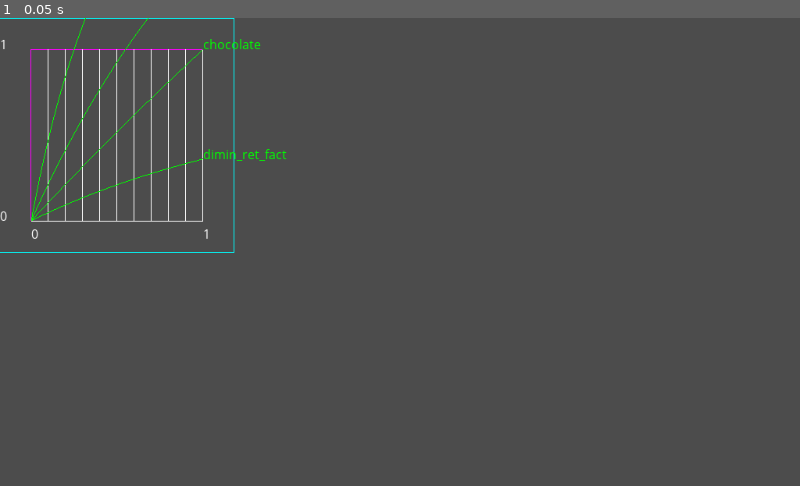
Above: before the commit, frame 1.
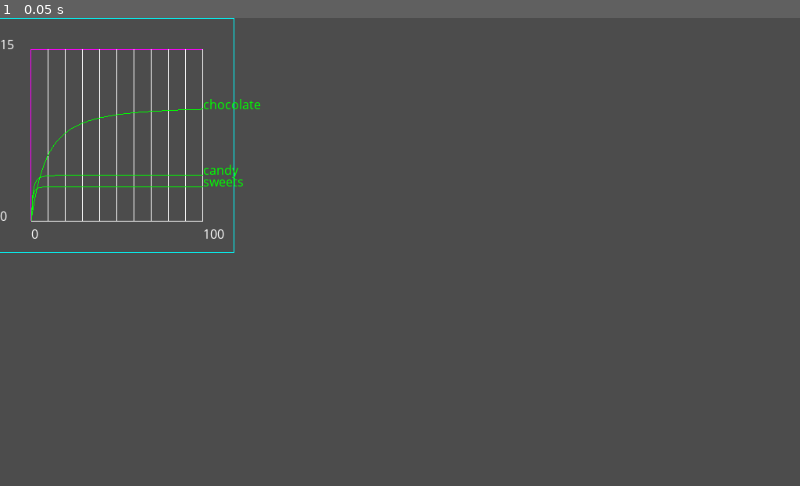
Above: after the commit, the same moment.

Repository: carlostgit/Prices
Game: Godot game, scene res://SatisfactionCalculator.tscn
The game is run twice, just before and just after one commit, with the same random seed, the same clock (stepped at 60 frames per second) and the same inputs. This scene is started directly instead of the project's main scene.
Inputs:
- Up to frame 1 (0.05 s): no input

The runs differ from the first frame. In frame 1, 0.9% of the frame differs, in the area x 1-36%, y 0-48%.

Commit message:
Saco parte de la lógica de SatisfactionCalculator.gd a SatisfactionCurve.gd

Diff:
--- a/SatisfactionCalculator.gd
+++ b/SatisfactionCalculator.gd
@@ -15,26 +15,44 @@
 var _products = ["chocolate","candy"]
 
 const Plotter = preload("res://Plotter.gd")
-
+const SatisfactionCurve = preload("res://SatisfactionCurve.gd")
+#TODO Usar SatisfactionCurve
+var _product_satisf_curve_dict:Dictionary = {}
+var _combo_satisf_curve_dict:Dictionary = {}
 
 # Called when the node enters the scene tree for the first time.
 func _ready():
 
-	var test_combination:Dictionary = {"chocolate": 2, "candy": 2}
+#	var test_combination:Dictionary = {"chocolate": 2, "candy": 2}
 #	print(calculate_satisf(test_combination))
 
-	var plotter:Plotter = Plotter.new(1,1)
+#	var param_max_satisf:float = 10
+#	var param_quantity:float = 10
+#	var param_satisf_at_1:float = 5
+#	var preference_at_0 = calculate_param_preference_at_0(param_max_satisf, param_satisf_at_1, param_quantity)
+#	_param_preference_at_0["chocolate"] = preference_at_0
+#	_maximum_satisf["chocolate"] = param_max_satisf
+
+	var plotter:Plotter = Plotter.new(100,15)
 	plotter.set_size(Vector2(300,300))
 	plotter.updated_size()
-	var dimin_ret_fact_func_ref:FuncRef = funcref( self, "get_diminishing_returns_factor")
-	plotter.add_func_ref(dimin_ret_fact_func_ref,"dimin_ret_fact")
+#	var dimin_ret_fact_func_ref:FuncRef = funcref( self, "get_diminishing_returns_factor")
+#	plotter.add_func_ref(dimin_ret_fact_func_ref,"dimin_ret_fact")
 	self.call_deferred("add_child",plotter)
+
+#	print(calculate_param_preference_at_0(10, 1, 1))
+
+	var satis_curve_chocolate:SatisfactionCurve = SatisfactionCurve.new(2.16,10)
+	var satis_curve_candy:SatisfactionCurve = SatisfactionCurve.new(10,4)
+	var satis_curve_sweets:SatisfactionCurve = SatisfactionCurve.new(10.8,3)
+
+	_product_satisf_curve_dict["chocolate"]=satis_curve_chocolate
+	_product_satisf_curve_dict["candy"]=satis_curve_candy
+	_combo_satisf_curve_dict["sweets"]=satis_curve_sweets
 
 	plotter.add_func_ref(funcref( self, "calculate_satifaction_of_chocolate"),"chocolate")
 	plotter.add_func_ref(funcref( self, "calculate_satifaction_of_candy"),"candy")
 	plotter.add_func_ref(funcref( self, "calculate_satifaction_of_sweets"),"sweets")
-
-	print(calculate_param_preference_at_0(10, 1, 1))
 
 
 ##test funcs
@@ -58,6 +76,8 @@
 	for product in self._products:
 		var amount_of_product = combination_dict_arg[product]
 		satisf_of_prod_individually += self.calculate_satifaction_of_product(product,amount_of_product)
+#		var satisf_curve:SatisfactionCurve = _product_satisf_curve_dict[product]
+#		satisf_of_prod_individually += satisf_curve.calculate_satifaction(amount_of_product)
 
 	var satisf_of_combi = 0.0
 	for combi_name in self._combo.keys():
@@ -140,10 +160,13 @@
 		return 0.0
 
 	var ret_satisf = 0.0
-	var pref_at_0 = _param_preference_at_0[product_arg]
-	var max_satisf = _maximum_satisf[product_arg]
-
-	ret_satisf = max_satisf*get_diminishing_returns_factor(quantity_arg*pref_at_0/max_satisf)
+#	var pref_at_0 = _param_preference_at_0[product_arg]
+#	var max_satisf = _maximum_satisf[product_arg]
+#
+#	ret_satisf = max_satisf*get_diminishing_returns_factor(quantity_arg*pref_at_0/max_satisf)
+
+	var product_satisf_curve:SatisfactionCurve = self._product_satisf_curve_dict[product_arg]
+	ret_satisf = product_satisf_curve.calculate_satifaction(quantity_arg)
 
 	return ret_satisf
 
@@ -153,35 +176,36 @@
 		return 0.0
 
 	var ret_satisf = 0.0
-	var pref_at_0 = self._param_combo_preference_at_0[combi_arg]
-	var max_satisf = self._param_combo_maximum_quantity_satisf[combi_arg]
-
-	ret_satisf = max_satisf*get_diminishing_returns_factor(quantity_arg*pref_at_0/max_satisf)
+#	var pref_at_0 = self._param_combo_preference_at_0[combi_arg]
+#	var max_satisf = self._param_combo_maximum_quantity_satisf[combi_arg]
+#
+#	ret_satisf = max_satisf*get_diminishing_returns_factor(quantity_arg*pref_at_0/max_satisf)
+#
+	var combo_satisf_curve:SatisfactionCurve = self._combo_satisf_curve_dict[combi_arg]
+	ret_satisf = combo_satisf_curve.calculate_satifaction(quantity_arg)
 
 	return ret_satisf
 
-func get_diminishing_returns_factor(quantity_arg:float) -> float:
-	#Voy a llamar al termino "1-(1/(0.25*x+1)^2)" Diminishing Returns Factor
-	#Esta ecuación tendría un máximo en 1, y tendría pendiente 1 en 0
-	#Es como una ecuación y = x, pero que se va haciendo más y más horizontal hasta q ya no crece la y
-	var result = 0.0
-	var denominator_square_root = 0.25*quantity_arg + 1.0;
-	var denominator = denominator_square_root*denominator_square_root
-	result = 1.0 - (1.0/denominator)
-	if result < 0:
-		result = 0
-	return result
-
-static func calculate_param_preference_at_0(max_satisfaction_arg:float, param_point_satisfaction_arg:float, param_point_quantity_arg:float)->float:
-	#
-
-	var coefficient_q:float = 0.25*param_point_quantity_arg/max_satisfaction_arg
-	var coefficient_z:float = param_point_satisfaction_arg-max_satisfaction_arg
-	var coefficient_qq:float = coefficient_q*coefficient_q
-
-	var coefficient_sqrt:float = sqrt(-4*coefficient_qq*max_satisfaction_arg/coefficient_z)
-
-
-	var preference_at_0:float = (-2*coefficient_q+coefficient_sqrt)/(2*coefficient_qq)
-
-	return preference_at_0
+#func get_diminishing_returns_factor(quantity_arg:float) -> float:
+#	#Voy a llamar al termino "1-(1/(0.25*x+1)^2)" Diminishing Returns Factor
+#	#Esta ecuación tendría un máximo en 1, y tendría pendiente 1 en 0
+#	#Es como una ecuación y = x, pero que se va haciendo más y más horizontal hasta q ya no crece la y
+#	var result = 0.0
+#	var denominator_square_root = 0.25*quantity_arg + 1.0;
+#	var denominator = denominator_square_root*denominator_square_root
+#	result = 1.0 - (1.0/denominator)
+#	if result < 0:
+#		result = 0
+#	return result
+
+#static func calculate_param_preference_at_0(max_satisfaction_arg:float, param_point_satisfaction_arg:float, param_point_quantity_arg:float)->float:
+#	#
+#	var coefficient_q:float = 0.25*param_point_quantity_arg/max_satisfaction_arg
+#	var coefficient_z:float = param_point_satisfaction_arg-max_satisfaction_arg
+#	var coefficient_qq:float = coefficient_q*coefficient_q
+#
+#	var coefficient_sqrt:float = sqrt(-4*coefficient_qq*max_satisfaction_arg/coefficient_z)
+#
+#	var preference_at_0:float = (-2*coefficient_q+coefficient_sqrt)/(2*coefficient_qq)
+#
+#	return preference_at_0
--- /dev/null
+++ b/SatisfactionCurve.gd
@@ -0,0 +1,78 @@
+extends Control
+
+# Declare member variables here. Examples:
+# var a = 2
+# var b = "text"
+
+var _param_preference_at_0 = 2.16
+var _maximum_satisf = 10.0
+
+const Plotter = preload("res://Plotter.gd")
+
+# Called when the node enters the scene tree for the first time.
+func _ready():
+
+#	var test_combination:Dictionary = {"chocolate": 2, "candy": 2}
+#	print(calculate_satisf(test_combination))
+
+#	var param_max_satisf:float = 10
+#	var param_quantity:float = 10
+#	var param_satisf_at_1:float = 5
+#	var preference_at_0 = calculate_param_preference_at_0(param_max_satisf, param_satisf_at_1, param_quantity)
+#
+#	_param_preference_at_0 = preference_at_0
+#	_maximum_satisf = param_max_satisf
+#
+#	var plotter:Plotter = Plotter.new(100,10)
+#	plotter.set_size(Vector2(300,300))
+#	plotter.updated_size()
+#	var dimin_ret_fact_func_ref:FuncRef = funcref( self, "get_diminishing_returns_factor")
+#	plotter.add_func_ref(dimin_ret_fact_func_ref,"dimin_ret_fact")
+#	self.call_deferred("add_child",plotter)
+#	plotter.add_func_ref(funcref( self, "calculate_satifaction"),"satisfaction")
+
+#	print(calculate_param_preference_at_0(10, 1, 1))
+	pass
+
+# Called every frame. 'delta' is the elapsed time since the previous frame.
+#func _process(delta):
+#	pass
+
+func _init(param_preference_at_0_arg:float = 1, maximum_satisf_arg:float = 1):
+	_param_preference_at_0 = param_preference_at_0_arg
+	_maximum_satisf = maximum_satisf_arg
+
+
+func get_diminishing_returns_factor(quantity_arg:float) -> float:
+	#Voy a llamar al termino "1-(1/(0.25*x+1)^2)" Diminishing Returns Factor
+	#Esta ecuación tendría un máximo en 1, y tendría pendiente 1 en 0
+	#Es como una ecuación y = x, pero que se va haciendo más y más horizontal hasta q ya no crece la y
+	var result = 0.0
+	var denominator_square_root = 0.25*quantity_arg + 1.0;
+	var denominator = denominator_square_root*denominator_square_root
+	result = 1.0 - (1.0/denominator)
+	if result < 0:
+		result = 0
+	return result
+
+static func calculate_param_preference_at_0(max_satisfaction_arg:float, param_point_satisfaction_arg:float, param_point_quantity_arg:float)->float:
+	#
+	var coefficient_q:float = 0.25*param_point_quantity_arg/max_satisfaction_arg
+	var coefficient_z:float = param_point_satisfaction_arg-max_satisfaction_arg
+	var coefficient_qq:float = coefficient_q*coefficient_q
+
+	var coefficient_sqrt:float = sqrt(-4*coefficient_qq*max_satisfaction_arg/coefficient_z)
+
+	var preference_at_0:float = (-2*coefficient_q+coefficient_sqrt)/(2*coefficient_qq)
+
+	return preference_at_0
+
+func calculate_satifaction(quantity_arg:float) -> float:
+
+	var ret_satisf = 0.0
+	var pref_at_0 = _param_preference_at_0
+	var max_satisf = _maximum_satisf
+
+	ret_satisf = max_satisf*get_diminishing_returns_factor(quantity_arg*pref_at_0/max_satisf)
+
+	return ret_satisf
--- /dev/null
+++ b/SatisfactionCurve.tscn
@@ -0,0 +1,11 @@
+[gd_scene load_steps=2 format=2]
+
+[ext_resource path="res://SatisfactionCurve.gd" type="Script" id=1]
+
+[node name="SatisfactionCurve" type="Control"]
+margin_right = 40.0
+margin_bottom = 40.0
+script = ExtResource( 1 )
+__meta__ = {
+"_edit_use_anchors_": false
+}
